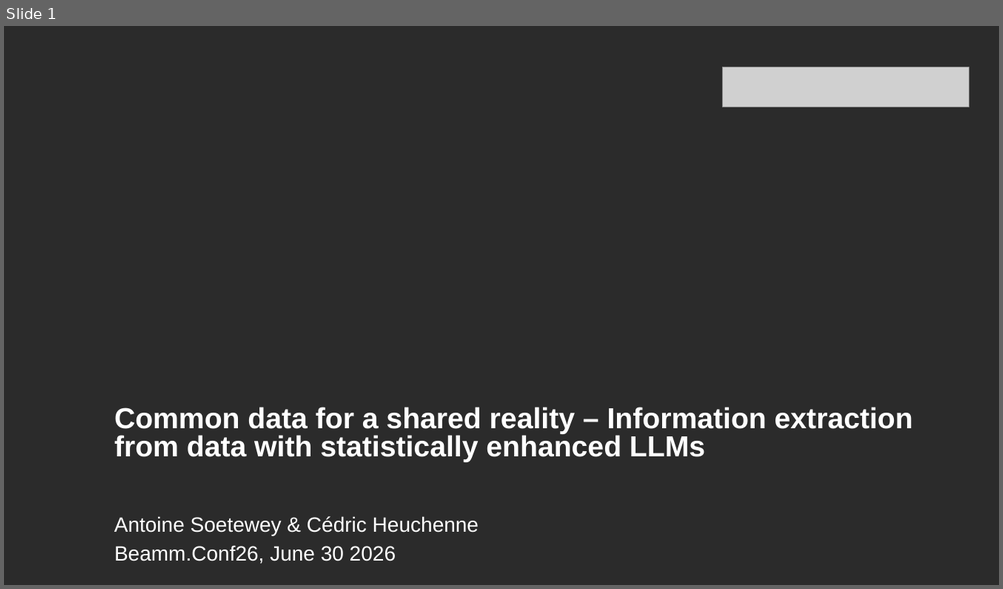
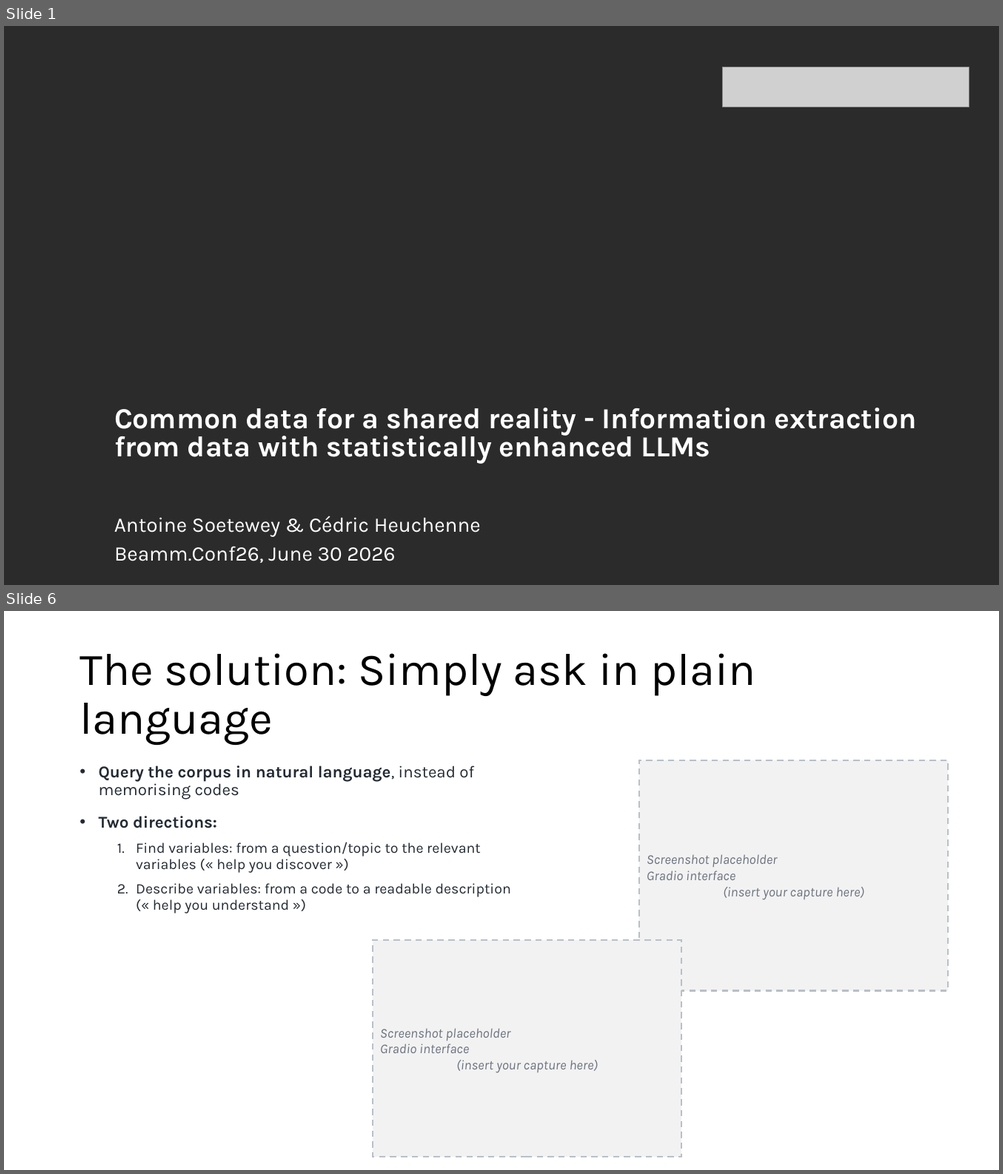
Before and after one commit to AntoineSoetewey/Beamm.Conf26, a slide deck: Slides_AntoineSoetewey_Beamm.Conf26.pptx. Shown one above the other, each under a label of ours: slide 1 before the commit, slides 1 and 6 after it; the slides between them are not shown. The pictures are 1003x589 and 1003x1174 pixels, drawn with LibreOffice and Linux fonts; fonts in the diff are those of the drawing; grey boxes stand for pictures; background and template pictures are left out; a plain dark background stands for a picture behind light text. Boxes give left, top, right and bottom in pixels: in the first picture for what was removed or moved away, otherwise in the second. Text is boxed around its words. In the diff, an @@ line names an element or a change of style, - is before the commit and + after.

```diff
--- a/Slides_AntoineSoetewey_Beamm.Conf26.pptx
+++ b/Slides_AntoineSoetewey_Beamm.Conf26.pptx
@@ slide 6 added at [4,611,999,1170], background #FFFFFF @@
@@ title added at [79,653,756,745], 44 pt, text #000000 @@
+The solution: Simply ask in plain language
@@ text added at [99,766,511,914], 14 pt, text #222A33 @@
+• Query the corpus in natural language, instead of memorising codes
+• Two directions:
+  1. Find variables: from a question/topic to the relevant variables (« help you discover »)
+  2. Describe variables: from a code to a readable description (« help you understand »)
@@ rectangle added at [639,760,948,991], fill #F2F2F2, outline #B8C0C8 1.5 pt dashed, 13 pt, text #6B7280, italic @@
+Screenshot placeholder
+Gradio interface
+(insert your capture here)
@@ rectangle added at [373,941,681,1158], fill #F2F2F2, outline #B8C0C8 1.5 pt dashed, 13 pt, text #6B7280, italic @@
+Screenshot placeholder
+Gradio interface
+(insert your capture here)
@@ slide 1 changed as well @@
@@ text at [114,408,916,464]: text changed; font Arial to Karla @@
-Common data for a shared reality – Information extraction from data with statistically enhanced LLMs
+Common data for a shared reality - Information extraction from data with statistically enhanced LLMs
@@ text "Antoine Soetewey & Cédric Heuchenne" at [114,517,481,537]: font Arial to Karla @@
@@ text "Beamm.Conf26, June 30 2026" at [114,546,395,563]: font Arial to Karla @@
```
Also in this commit, not shown: 1 other slide changed, 25 other slides added, 1 slide removed.
